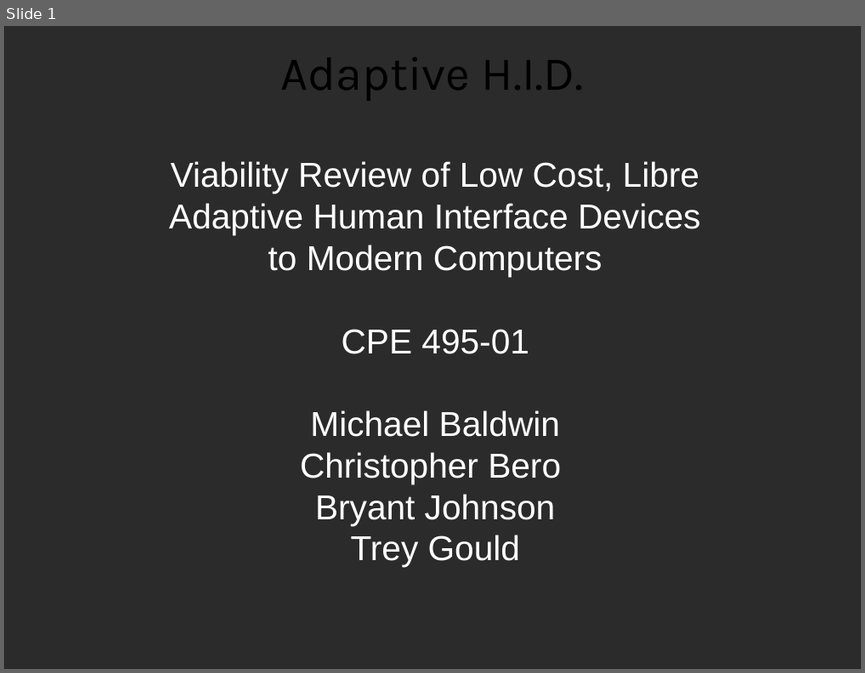
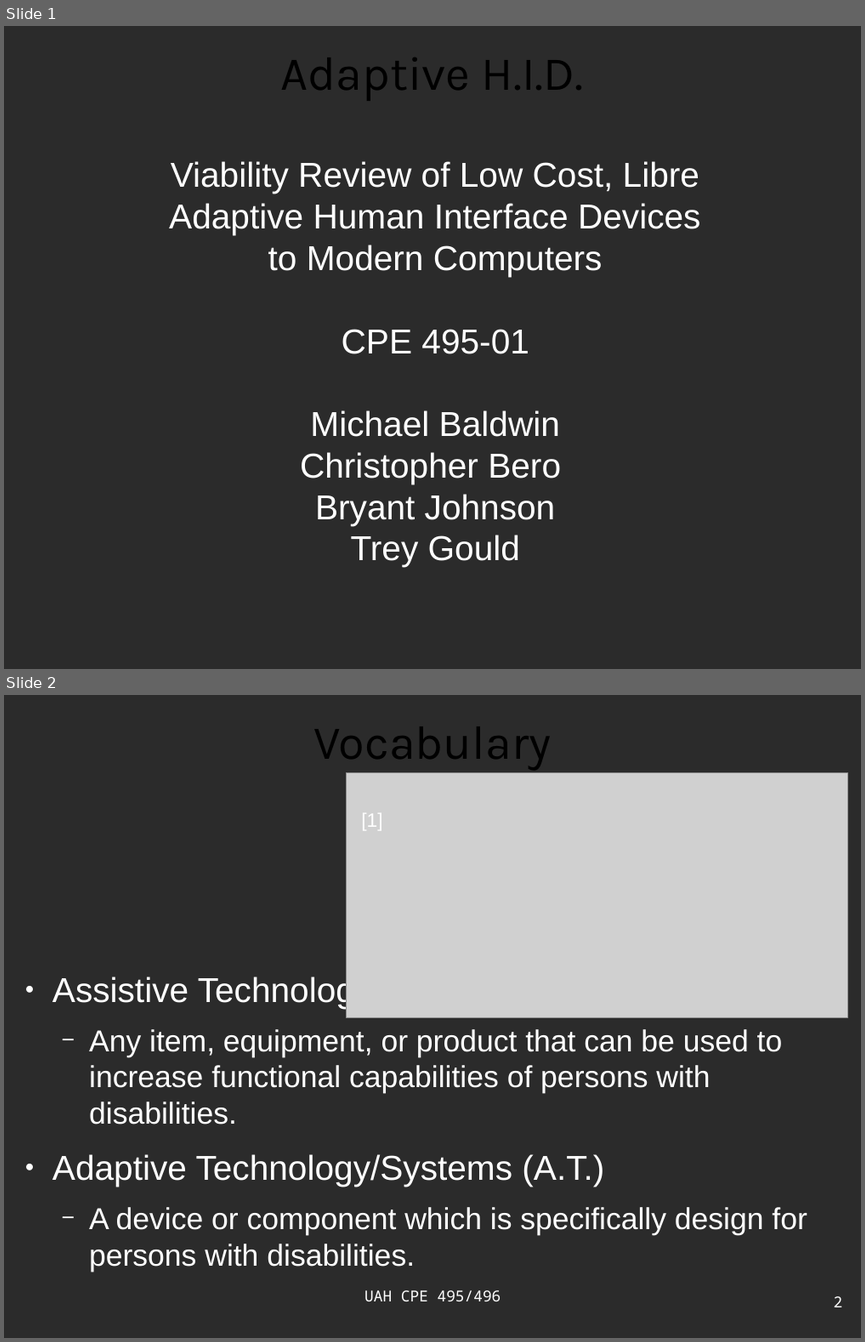
Before and after one commit to ctag/cpe495, a slide deck: projectProposal/presentation_bero.odp. Shown one above the other, each under a label of ours: slide 1 before the commit, slides 1 and 2 after it. The pictures are 865x673 and 865x1342 pixels, drawn with LibreOffice and Linux fonts; fonts in the diff are those of the drawing; grey boxes stand for pictures; background and template pictures are left out; a plain dark background stands for a picture behind light text. Boxes give left, top, right and bottom in pixels: in the first picture for what was removed or moved away, otherwise in the second. Text is boxed around its words. In the diff, an @@ line names an element or a change of style, - is before the commit and + after.

```diff
--- a/projectProposal/presentation_bero.odp
+++ b/projectProposal/presentation_bero.odp
@@ slide 2 added at bbox=[4, 695, 861, 1338], background picture (left out) @@
@@ title added at bbox=[313, 726, 551, 770], 44 pt, text #000000 @@
+Vocabulary
@@ picture added at bbox=[346, 772, 847, 1018] @@
@@ text added at bbox=[361, 813, 382, 830], 18 pt, text #FFFFFF @@
+[1]
@@ text added at bbox=[52, 974, 806, 1271], 28 pt, text #FFFFFF @@
+● Assistive Technology
+  − Any item, equipment, or product that can be used to increase functional capabilities of persons with disabilities.
+● Adaptive Technology/Systems (A.T.)
+  − A device or component which is specifically design for persons with disabilities.
@@ text added at bbox=[364, 1290, 501, 1301], 14 pt, text #FFFFFF @@
+UAH CPE 495/496
@@ page number added at bbox=[834, 1296, 843, 1307], 14 pt, text #FFFFFF @@
+2
```
Also in this commit, not shown: 5 slides changed, 14 other slides added, 12 slides removed, 15 other files.
